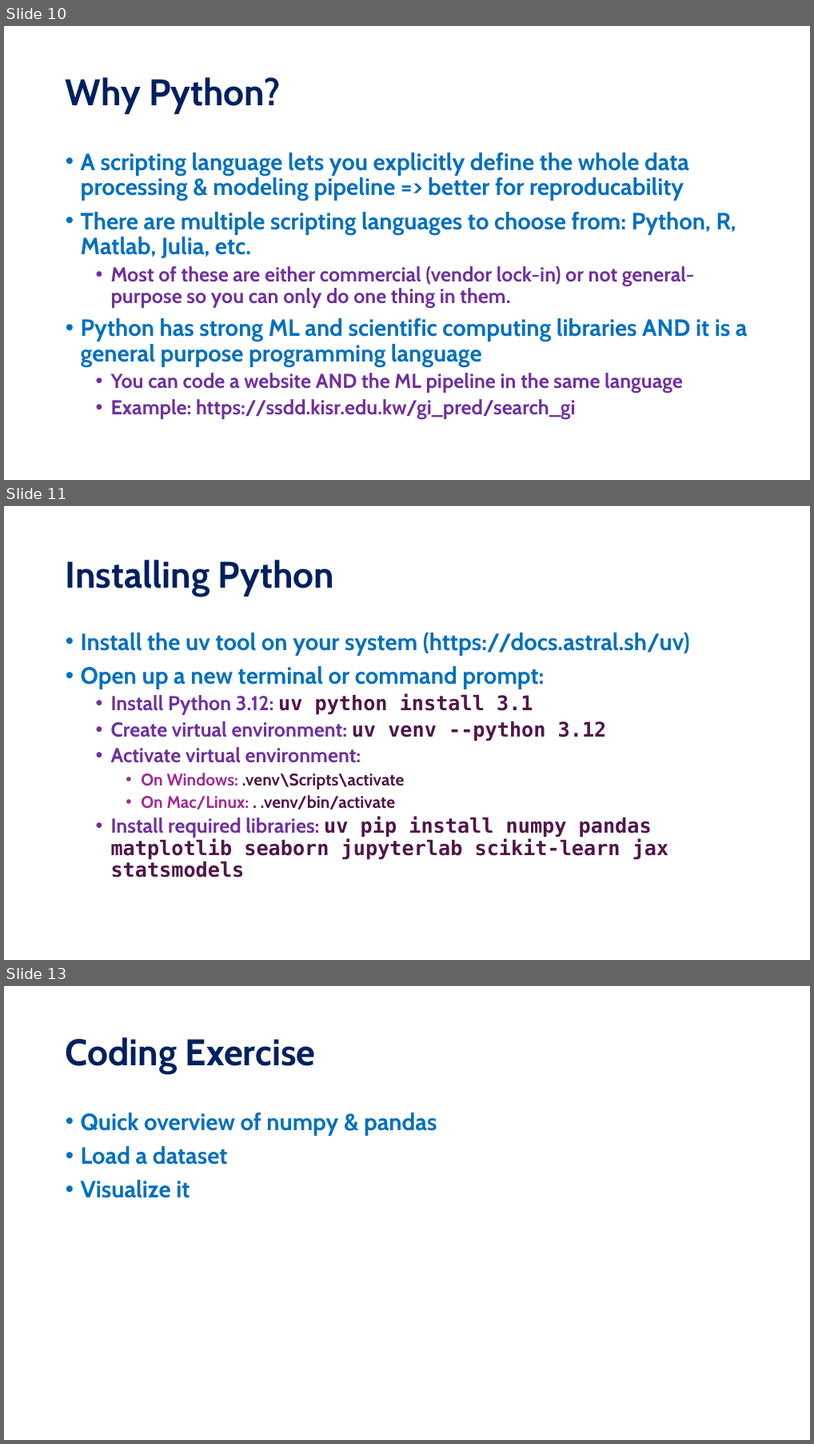
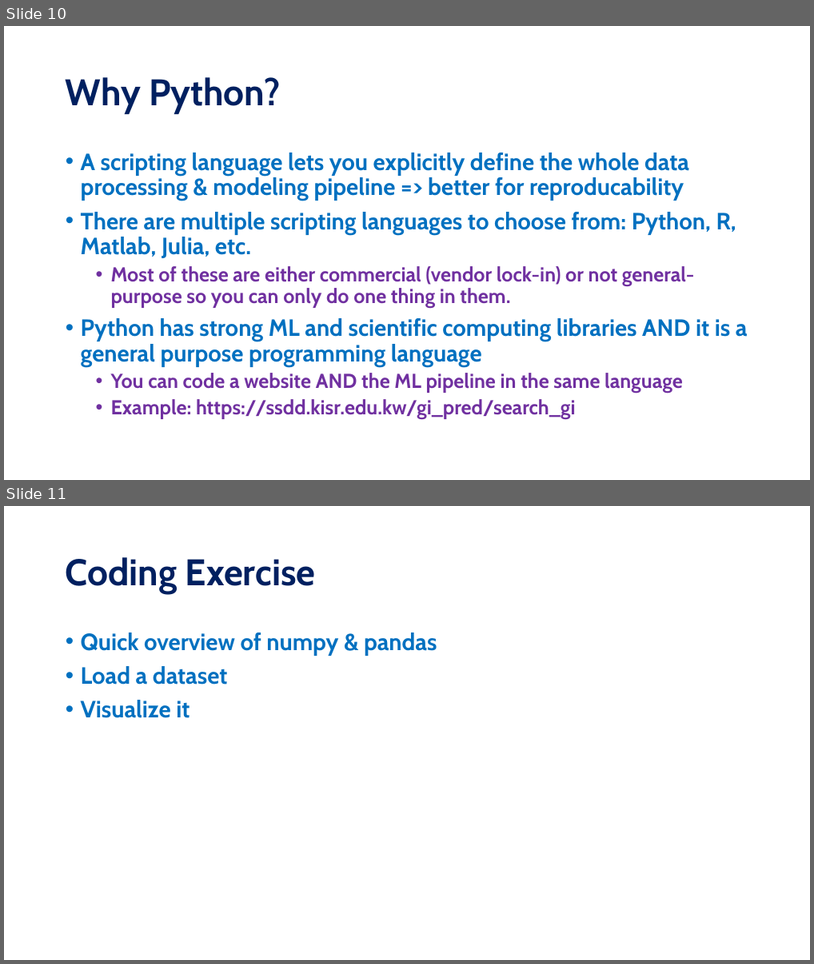
Before and after one commit to KISRDevelopment/python-ml-2025, a slide deck: slides/block1.pptx. Shown one above the other, each under a label of ours: slides 10, 11 and 13 before the commit, slides 10 and 11 after it; the slides between them are not shown. The pictures are 814x1444 and 814x964 pixels, drawn with LibreOffice and Linux fonts; fonts in the diff are those of the drawing. Boxes give left, top, right and bottom in pixels: in the first picture for what was removed or moved away, otherwise in the second. Text is boxed around its words. In the diff, an @@ line names an element or a change of style, - is before the commit and + after.

```diff
--- a/slides/block1.pptx
+++ b/slides/block1.pptx
@@ slide 11 removed at box(4, 506, 810, 960), background #FFFFFF @@
@@ title removed at box(66, 560, 334, 596) @@
-Installing Python
@@ text removed at box(81, 632, 690, 877) @@
-• Install the uv tool on your system (https://docs.astral.sh/uv)
-• Open up a new terminal or command prompt:
-  • Install Python 3.12: uv python install 3.1
-  • Create virtual environment: uv venv --python 3.12
-  • Activate virtual environment:
-    • On Windows: .venv\Scripts\activate
-    • On Mac/Linux: . .venv/bin/activate
-  • Install required libraries: uv pip install numpy pandas matplotlib seaborn jupyterlab scikit-learn jax statsmodels
@@ what was slide 13 is now slide 11 @@
```
Also in this commit, not shown: 1 other slide removed, 1 other file.
